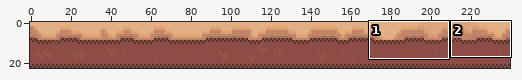
Sprite sheet: Images/Background/ground.png. Above: a wide view before the commit, with the close-up outlined.
Close-up. First the earlier version:
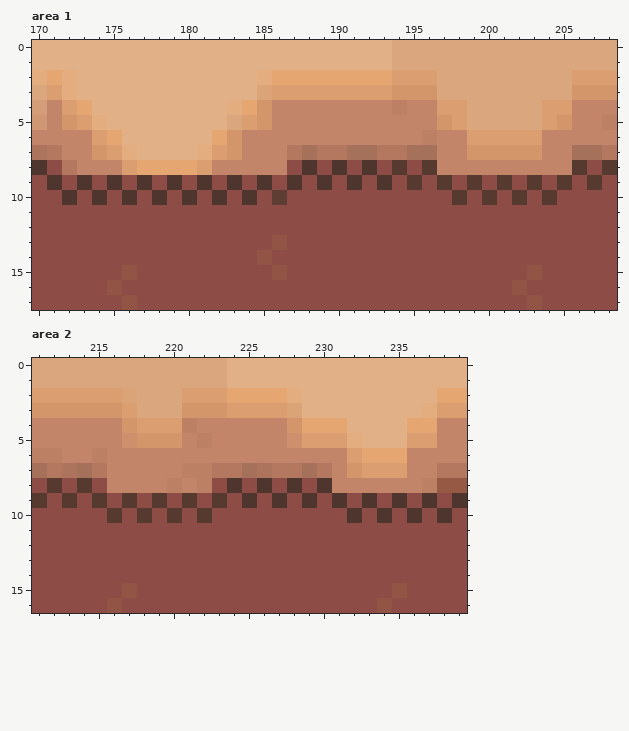
The file is 240x23 pixels. Colours within 5 levels of each other are drawn and written as one. Shown: area 1: x 170..208, y 0..17; area 2: x 211..239, y 0..16. The commit also changed other parts of the picture, which this record leaves out.
Now the later version:
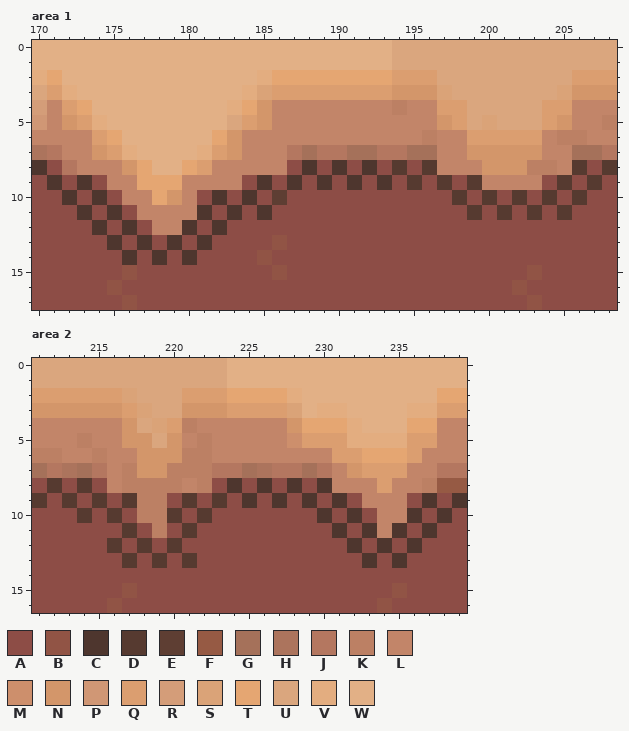
Palette (. is transparent): A #8d4d46  B #915445  C #4e362e  D #563a30  E #5e3e33  F #965a44  G #a5715a  H #ac745d  J #b47760  K #bc8064  L #c28569  M #cd8f6c  N #d3966a  P #d09775  Q #db9e70  R #d49d79  S #daa378  T #e5a672  U #daa67e  V #e3ad80  W #e2b086
From old to new:
{"where": "area 1"}
{"y":2,"x":172,"old":"V","new":"W"}
{"y":3,"x":184,"old":"W","new":"V"}
{"y":3,"x":197,"old":"U","new":"S"}
{"y":3,"x":205,"old":"U","new":"S"}
{"y":5,"x":200,"old":"U","new":"S"}
{"y":6,"x":205,"old":"LL","new":"KK"}
{"y":8,"x":176,"old":"Q","new":"N"}
{"y":8,"x":178,"old":"TT","new":"WW"}
{"y":8,"x":200,"old":"LLLLL","new":"NNNKK"}
{"y":9,"x":175,"old":"CACACACAC","new":"LLTTTLLLL"}
{"y":9,"x":200,"old":"ADAD","new":"LLLL"}
{"y":10,"x":176,"old":"CACAC","new":"LLTNL"}
{"y":10,"x":206,"old":"A","new":"D"}
{"y":11,"x":173,"old":"A","new":"C"}
{"y":11,"x":175,"old":"A","new":"C"}
{"y":11,"x":177,"old":"AAAAA","new":"LLLLC"}
{"y":11,"x":183,"old":"A","new":"C"}
{"y":11,"x":185,"old":"A","new":"C"}
{"y":11,"x":199,"old":"A","new":"D"}
{"y":11,"x":201,"old":"A","new":"D"}
{"y":11,"x":203,"old":"A","new":"D"}
{"y":11,"x":205,"old":"A","new":"D"}
{"y":12,"x":174,"old":"A","new":"C"}
{"y":12,"x":176,"old":"A","new":"C"}
{"y":12,"x":178,"old":"AAA","new":"LLC"}
{"y":12,"x":182,"old":"A","new":"C"}
{"y":13,"x":175,"old":"A","new":"C"}
{"y":13,"x":177,"old":"A","new":"C"}
{"y":13,"x":179,"old":"A","new":"C"}
{"y":13,"x":181,"old":"A","new":"C"}
{"y":14,"x":176,"old":"A","new":"C"}
{"y":14,"x":178,"old":"A","new":"C"}
{"y":14,"x":180,"old":"A","new":"C"}
{"where": "area 2"}
{"y":3,"x":218,"old":"U","new":"S"}
{"y":3,"x":230,"old":"WW","new":"VV"}
{"y":3,"x":236,"old":"W","new":"V"}
{"y":4,"x":218,"old":"QQ","new":"US"}
{"y":4,"x":232,"old":"W","new":"V"}
{"y":5,"x":214,"old":"L","new":"K"}
{"y":5,"x":217,"old":"M","new":"N"}
{"y":5,"x":219,"old":"N","new":"U"}
{"y":5,"x":233,"old":"WWW","new":"VVV"}
{"y":6,"x":218,"old":"LLLLL","new":"NNNKK"}
{"y":6,"x":231,"old":"L","new":"Q"}
{"y":6,"x":236,"old":"L","new":"Q"}
{"y":7,"x":217,"old":"LLLL","new":"KNNK"}
{"y":8,"x":217,"old":"LLL","new":"KKK"}
{"y":8,"x":234,"old":"L","new":"Q"}
{"y":9,"x":218,"old":"AD","new":"KK"}
{"y":9,"x":233,"old":"CAC","new":"LLL"}
{"y":10,"x":214,"old":"A","new":"D"}
{"y":10,"x":218,"old":"DA","new":"KK"}
{"y":10,"x":230,"old":"A","new":"C"}
{"y":10,"x":234,"old":"CA","new":"LL"}
{"y":11,"x":217,"old":"A","new":"D"}
{"y":11,"x":219,"old":"A","new":"K"}
{"y":11,"x":221,"old":"A","new":"D"}
{"y":11,"x":231,"old":"A","new":"C"}
{"y":11,"x":233,"old":"AAA","new":"CLC"}
{"y":11,"x":237,"old":"A","new":"C"}
{"y":12,"x":216,"old":"A","new":"D"}
{"y":12,"x":218,"old":"A","new":"D"}
{"y":12,"x":220,"old":"A","new":"D"}
{"y":12,"x":232,"old":"A","new":"C"}
{"y":12,"x":234,"old":"A","new":"C"}
{"y":12,"x":236,"old":"A","new":"C"}
{"y":13,"x":217,"old":"A","new":"D"}
{"y":13,"x":219,"old":"A","new":"D"}
{"y":13,"x":221,"old":"A","new":"D"}
{"y":13,"x":233,"old":"A","new":"C"}
{"y":13,"x":235,"old":"A","new":"C"}
